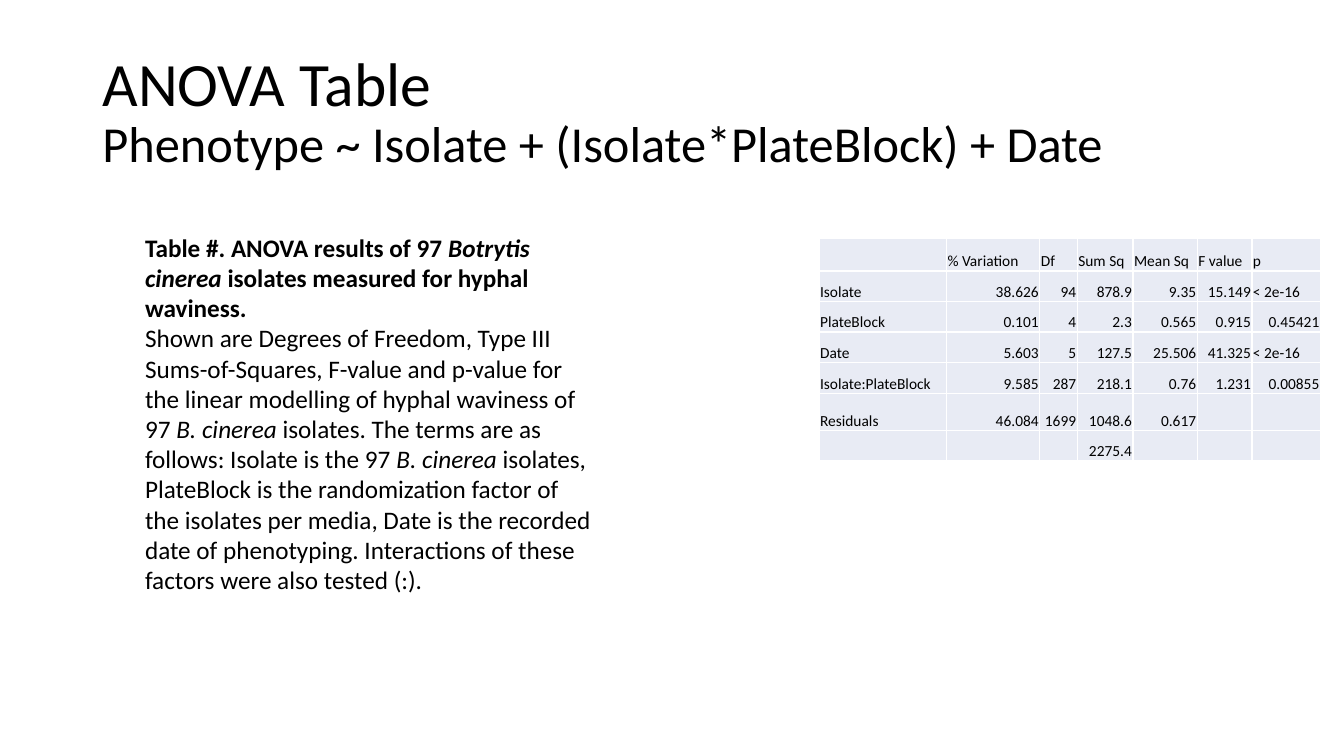
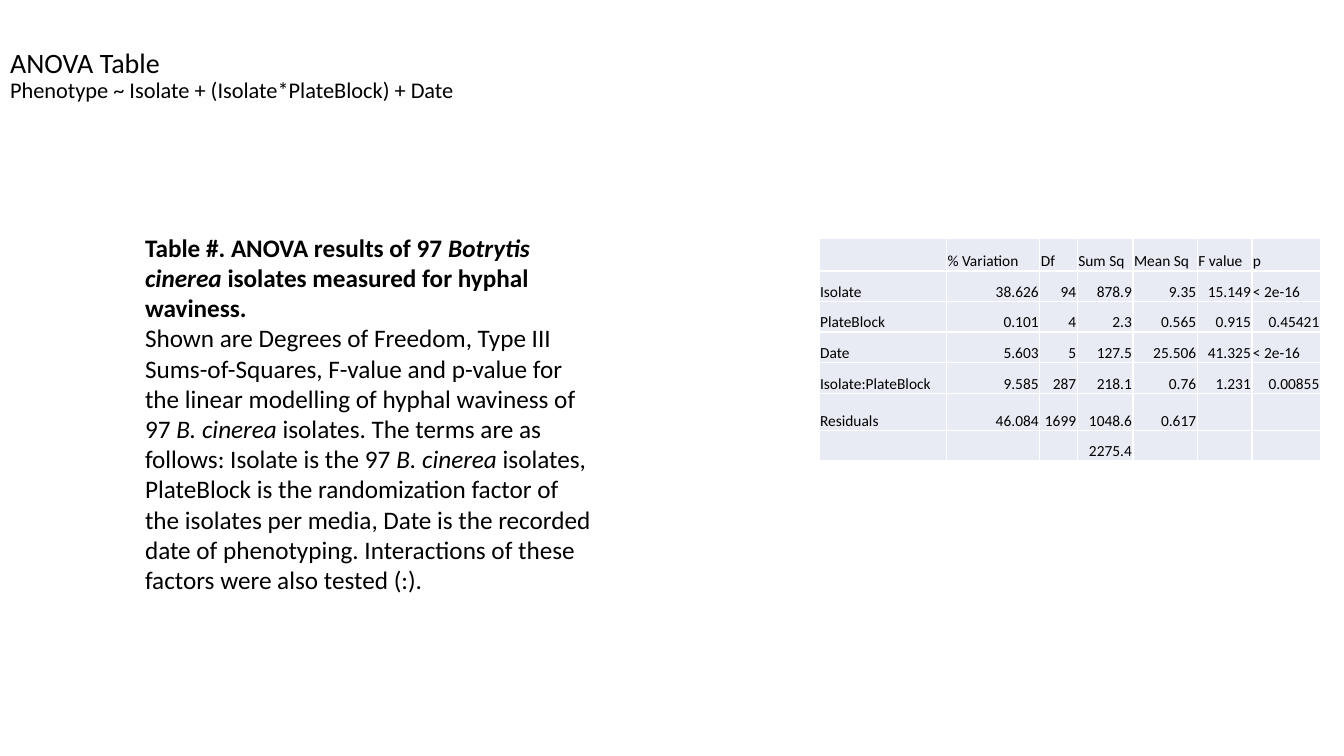
Before and after one commit to JosueVega/Hwaviness, a slide deck: slide 3 of paper/HWavinessGraphs_Figs_Capt.pptx. Drawn at 1344x756 pixels with LibreOffice and Linux fonts; fonts in the diff are those of the drawing. Boxes give left, top, right and bottom in pixels: in the first picture for what was removed or moved away, otherwise in the second. Text is boxed around its words. In the diff, an @@ line names an element or a change of style, - is before the commit and + after.

```diff
--- a/paper/HWavinessGraphs_Figs_Capt.pptx
+++ b/paper/HWavinessGraphs_Figs_Capt.pptx
@@ title "ANOVA Table Phenotype ~ Isolate ...": place and size @@
-title "ANOVA Table Phenotype ~ Isolate ..." at (102,63,1103,170)
+title "ANOVA Table Phenotype ~ Isolate ..." at (10,53,454,102)
@@ title "ANOVA Table Phenotype ~ Isolate ..." at (10,53,454,102): size 44 to 20 pt in "ANOVA Table"; size 36 to 16 pt in "Phenotype ~ Isolate + (Isolate*PlateBlock) + Date" @@
```
Also in this commit, not shown: 1 other slide changed, 2 other files.
